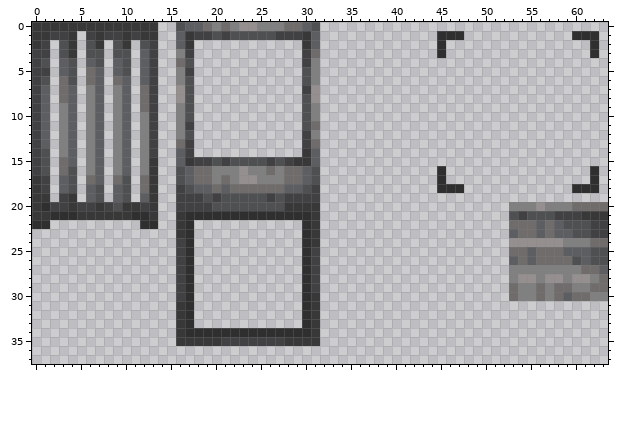
Pixel-art sprite, stored at src/assets/gauntlet/textures/decoration/trash/ornate_trashcan_outer.png. That is the earlier state.
The file is 64x64 pixels. Shown: x 0..63, y 0..37.
After the commit:
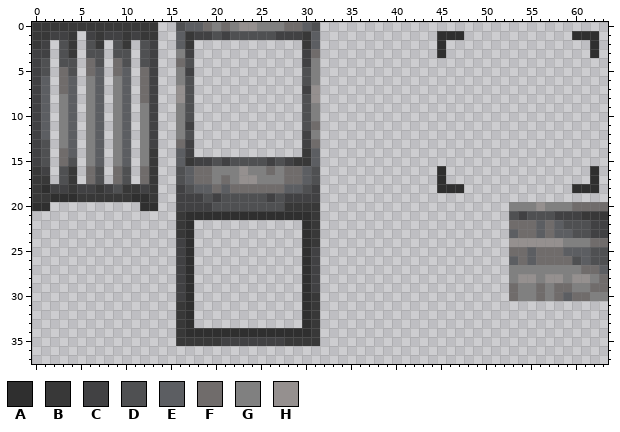
Palette (. is transparent): A #2f2f2f  B #383838  C #414143  D #4f5052  E #5c5e62  F #706c6b  G #808080  H #95908f
Edits made:
y 3: x 12 E -> D
y 4: x 3 E -> D; x 6 E -> F; x 9 E -> F; x 12 E -> D
y 5: x 1 C -> D; x 3 E -> F; x 9..10 ED -> FE; x 12 E -> F
y 6: x 1 D -> E; x 4 D -> E; x 6 F -> G; x 9 F -> G; x 12 E -> F
y 8: x 3 F -> G
y 9: x 12 F -> G
y 13: x 1 E -> D
y 14: x 3 G -> F; x 13 C -> B
y 15: x 4 E -> D
y 16: x 0..1 CD -> BC; x 3..4 FD -> DB; x 6..7 GE -> FD; x 9..10 GE -> FD; x 12 G -> F
y 17: x 1 C -> B; x 3..4 ED -> DB; x 7 E -> D
y 18: x 1..12 C.ED.ED.ED.F -> ACCBCCBCDBBC
y 19: x 2..12 .CB.ED.ED.E -> AAABBBBBBAA
y 20: x 0 B -> A; x 2..13 CCBCCBCDBBCB -> ..........AA
y 21: x 0..13 BBAAABBBBBBAAB -> ..............
y 22: x 0..1 AA -> ..; x 12..13 AA -> ..
Changed places in both pictures, as pixel boxes (x1, y1, x2, y2):
changed: (32, 49, 158, 229)
